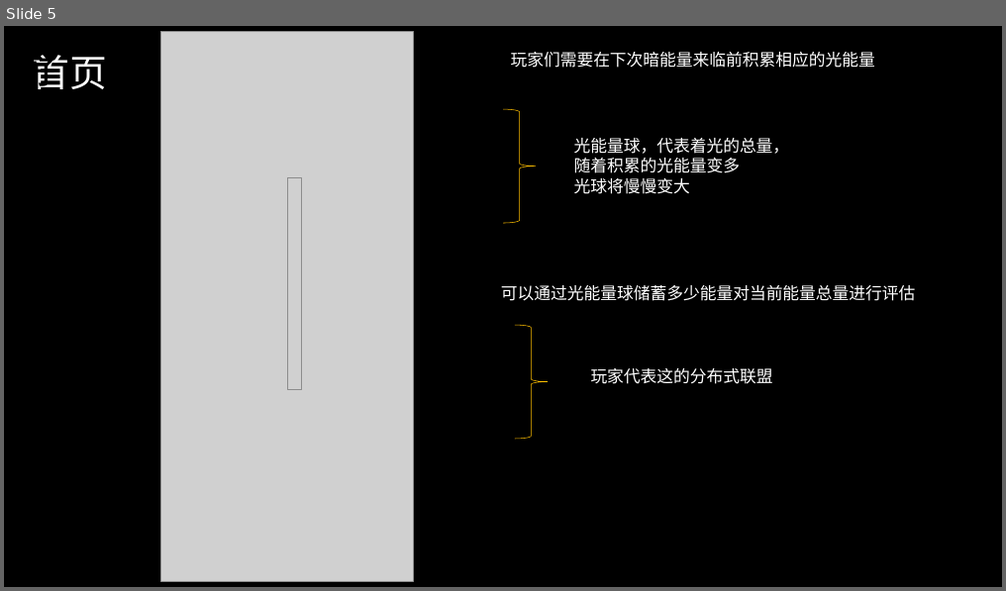
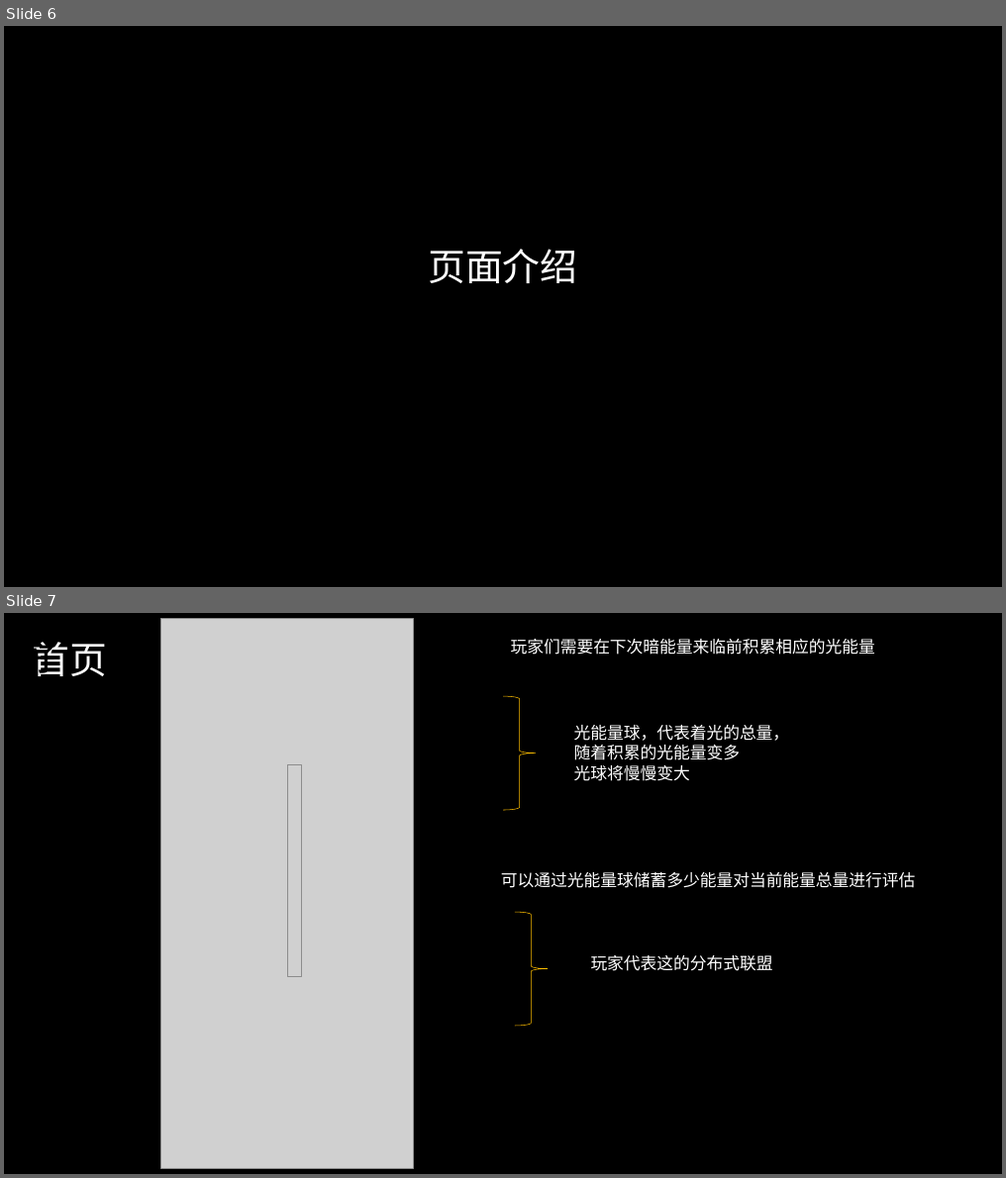
Before and after one commit to WhiteMatrixTech/Metaverse-Developers, a slide deck: projects/8/元宇宙项目介绍ppt.pptx. Shown one above the other, each under a label of ours: slide 5 before the commit, slides 6 and 7 after it. The pictures are 1006x591 and 1006x1178 pixels, drawn with LibreOffice and Linux fonts; fonts in the diff are those of the drawing; grey boxes stand for pictures. Boxes give left, top, right and bottom in pixels: in the first picture for what was removed or moved away, otherwise in the second. Text is boxed around its words. In the diff, an @@ line names an element or a change of style, - is before the commit and + after.

```diff
--- a/projects/8/元宇宙项目介绍ppt.pptx
+++ b/projects/8/元宇宙项目介绍ppt.pptx
@@ slide 6 added at bbox=[4, 26, 1002, 587], background #000000 @@
@@ text added at bbox=[428, 249, 577, 283], 36 pt, text #FFFFFF @@
+页面介绍
@@ what was slide 5 is now slide 7 @@
```
Also in this commit, not shown: 4 slides changed, 3 other slides added, 1 other file.
